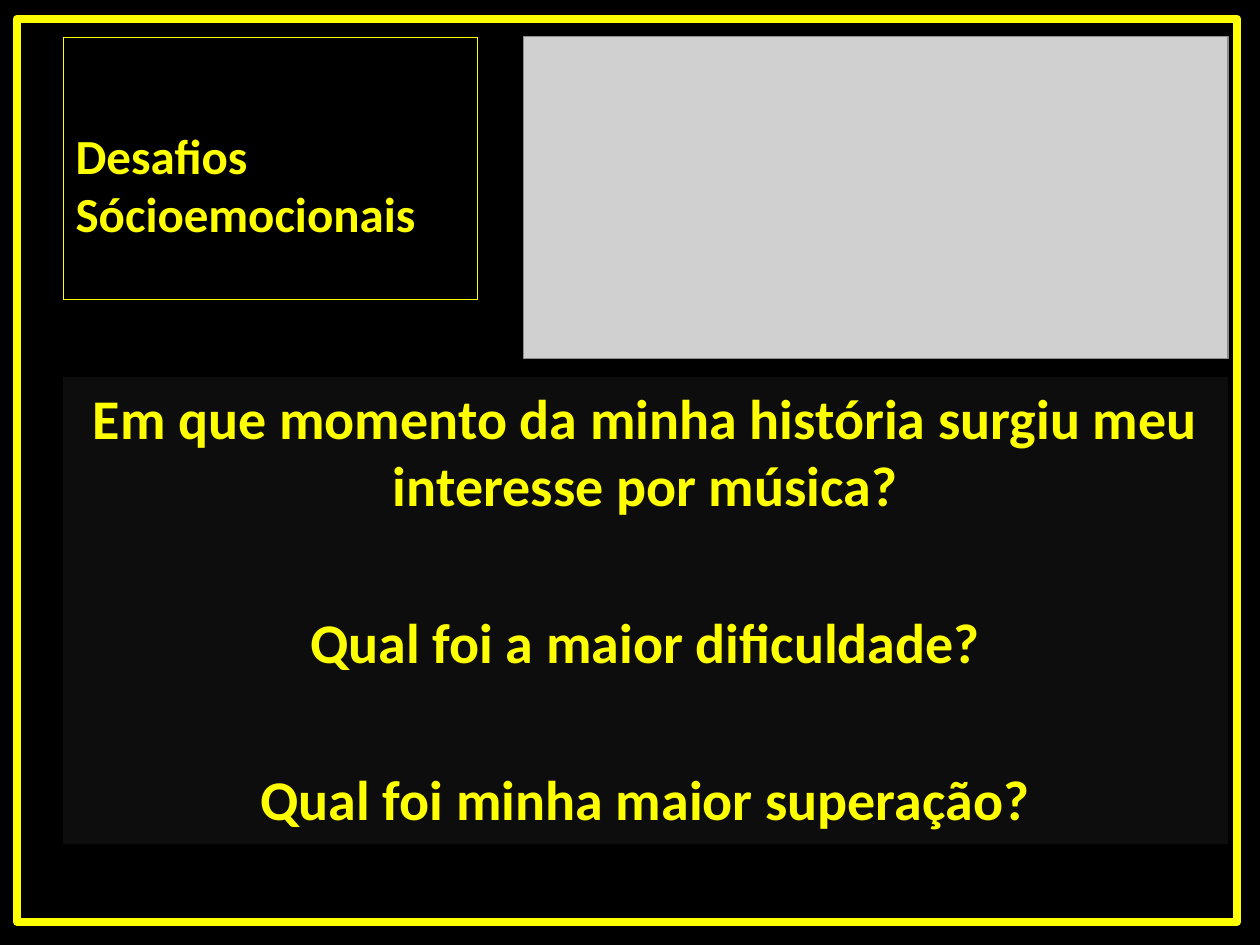
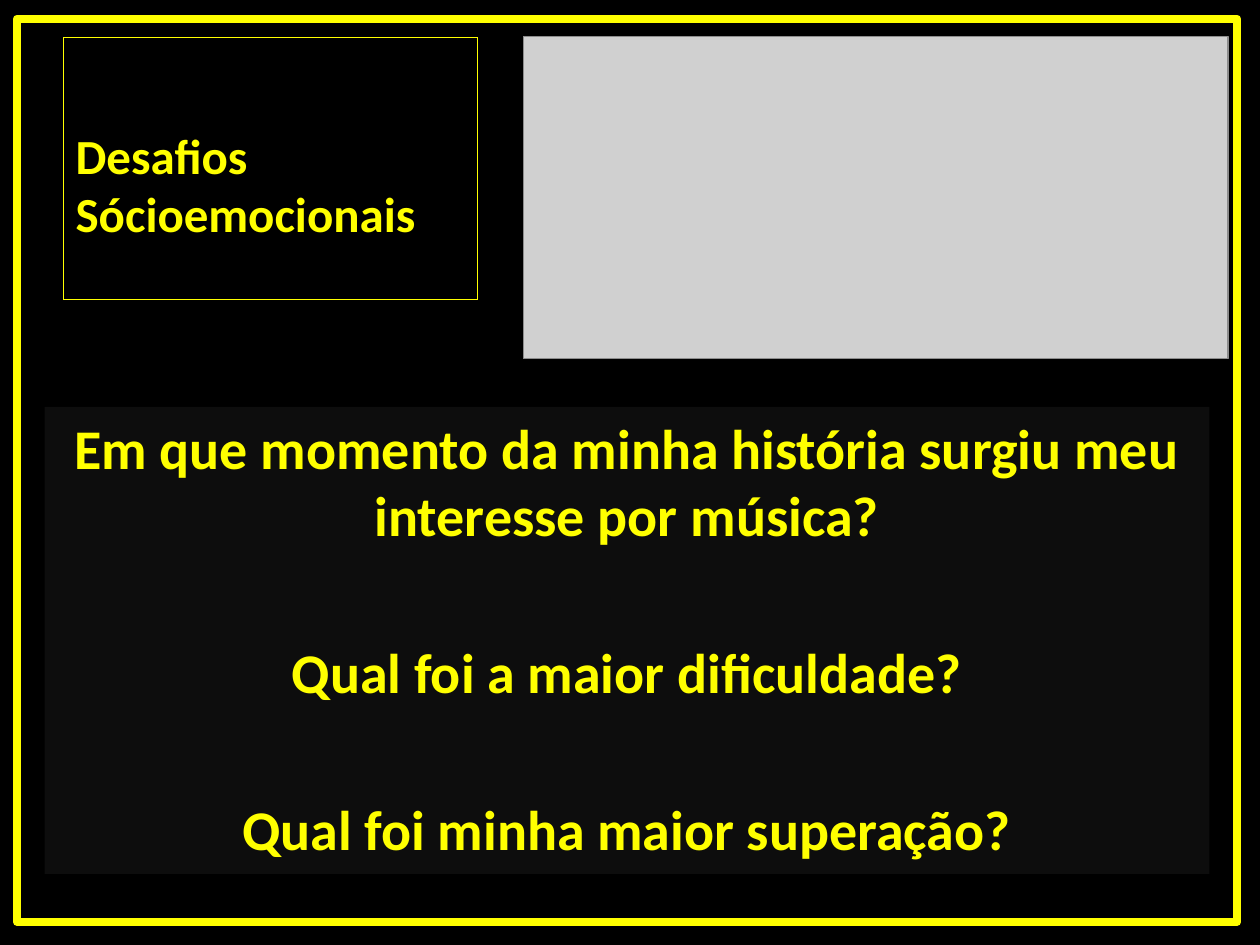
Before and after one commit to gui-brandao-silva/BRANDS, a slide deck: slide 5 of Apresentação BRANDS.pptx. Drawn at 1260x945 pixels with LibreOffice and Linux fonts; fonts in the diff are those of the drawing; grey boxes stand for pictures. Boxes give left, top, right and bottom in pixels: in the first picture for what was removed or moved away, otherwise in the second. Text is boxed around its words. In the diff, an @@ line names an element or a change of style, - is before the commit and + after.

```diff
--- a/Apresentação BRANDS.pptx
+++ b/Apresentação BRANDS.pptx
@@ text "Em que momento da minha ...": place and size @@
-text "Em que momento da minha ..." at bbox=[63, 377, 1228, 844]
+text "Em que momento da minha ..." at bbox=[44, 407, 1210, 874]
```
Also in this commit, not shown: 3 other slides changed, 1 slide added, 1 slide removed.
